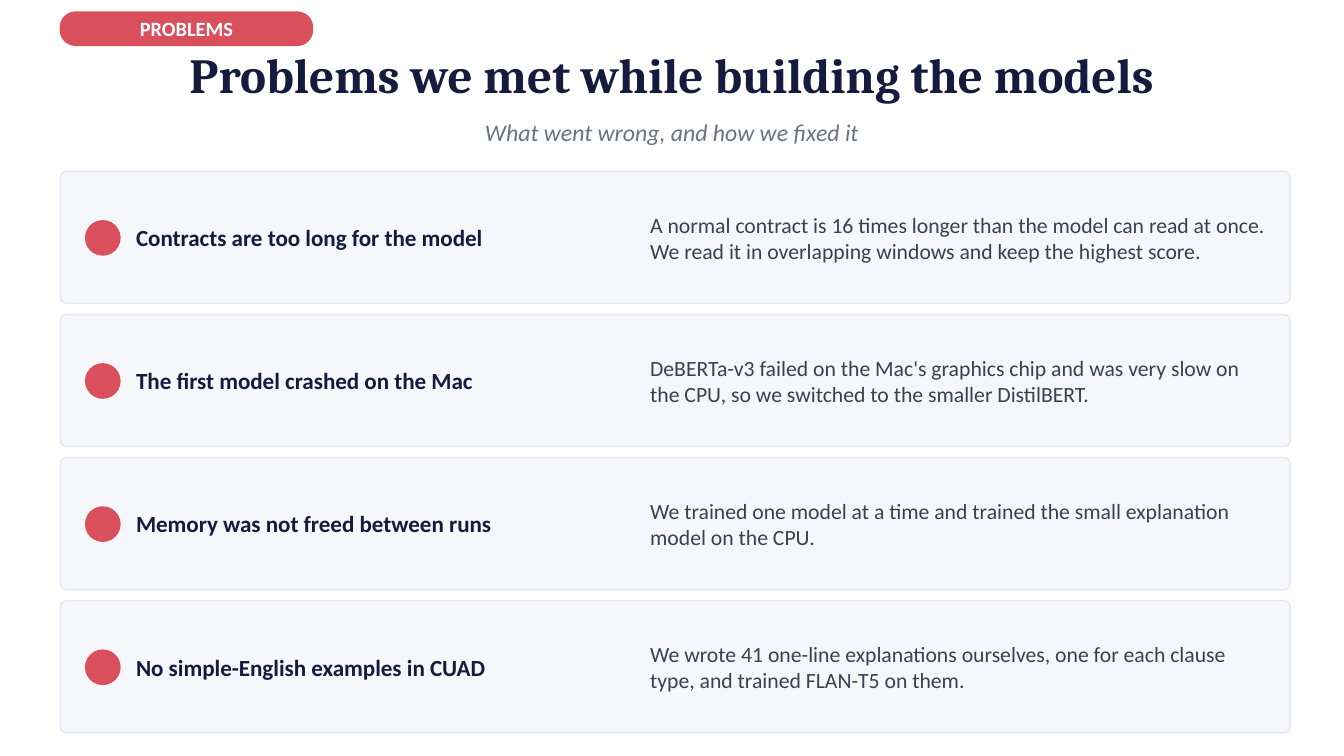
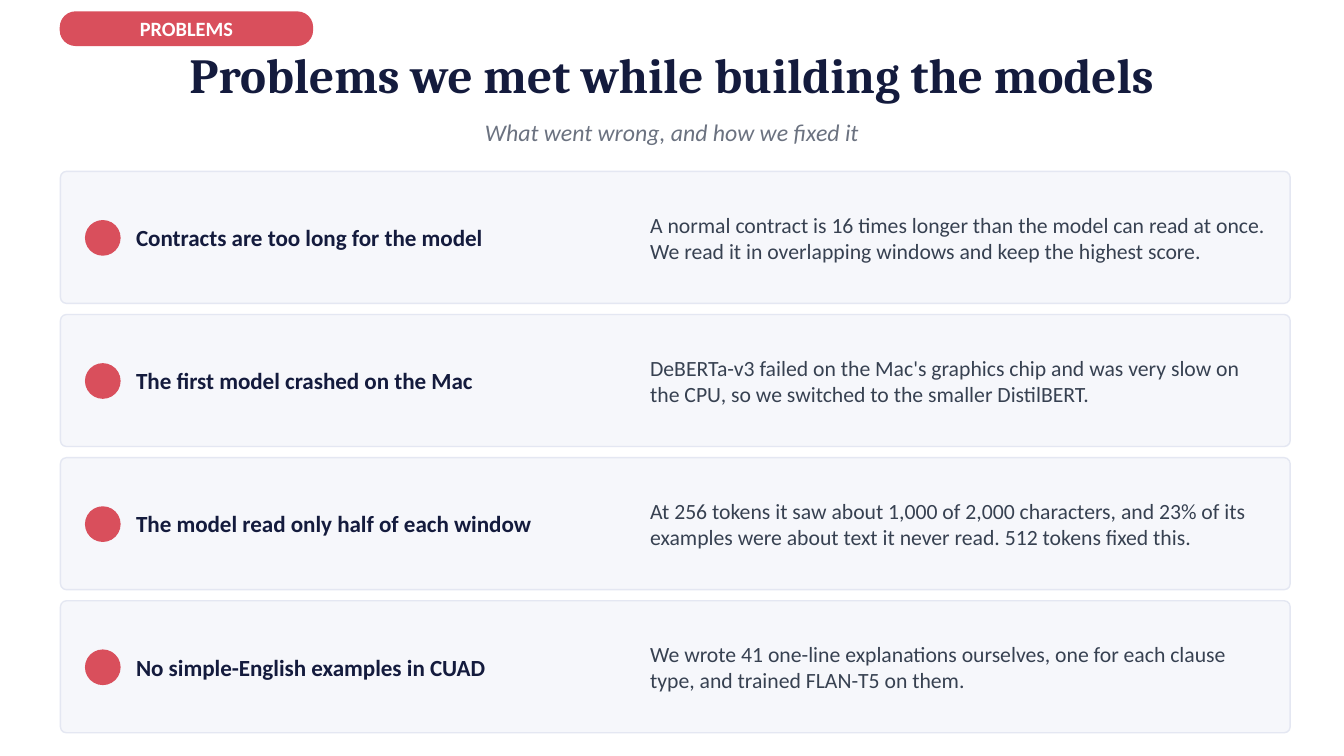
Before and after one commit to afnanmz168/clausify-p3, a slide deck: slide 9 of P25301051-p3-presentation-15-slides.pptx. Drawn at 1344x756 pixels with LibreOffice and Linux fonts; fonts in the diff are those of the drawing. Boxes give left, top, right and bottom in pixels: in the first picture for what was removed or moved away, otherwise in the second. Text is boxed around its words. In the diff, an @@ line names an element or a change of style, - is before the commit and + after.

```diff
--- a/P25301051-p3-presentation-15-slides.pptx
+++ b/P25301051-p3-presentation-15-slides.pptx
@@ text at <box>650,504,1245,549</box>: text changed @@
-We trained one model at a time and trained the small explanation model on the CPU.
+At 256 tokens it saw about 1,000 of 2,000 characters, and 23% of its examples were about text it never read. 512 tokens fixed this.
@@ text at <box>136,515,531,536</box>: text changed @@
-Memory was not freed between runs
+The model read only half of each window
```
Also in this commit, not shown: 7 other slides changed.
